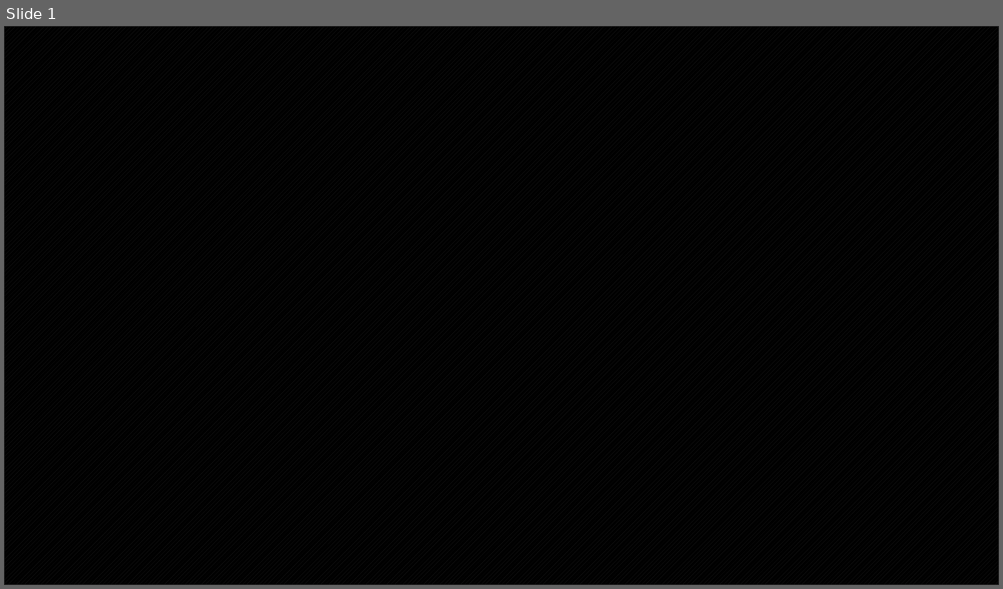
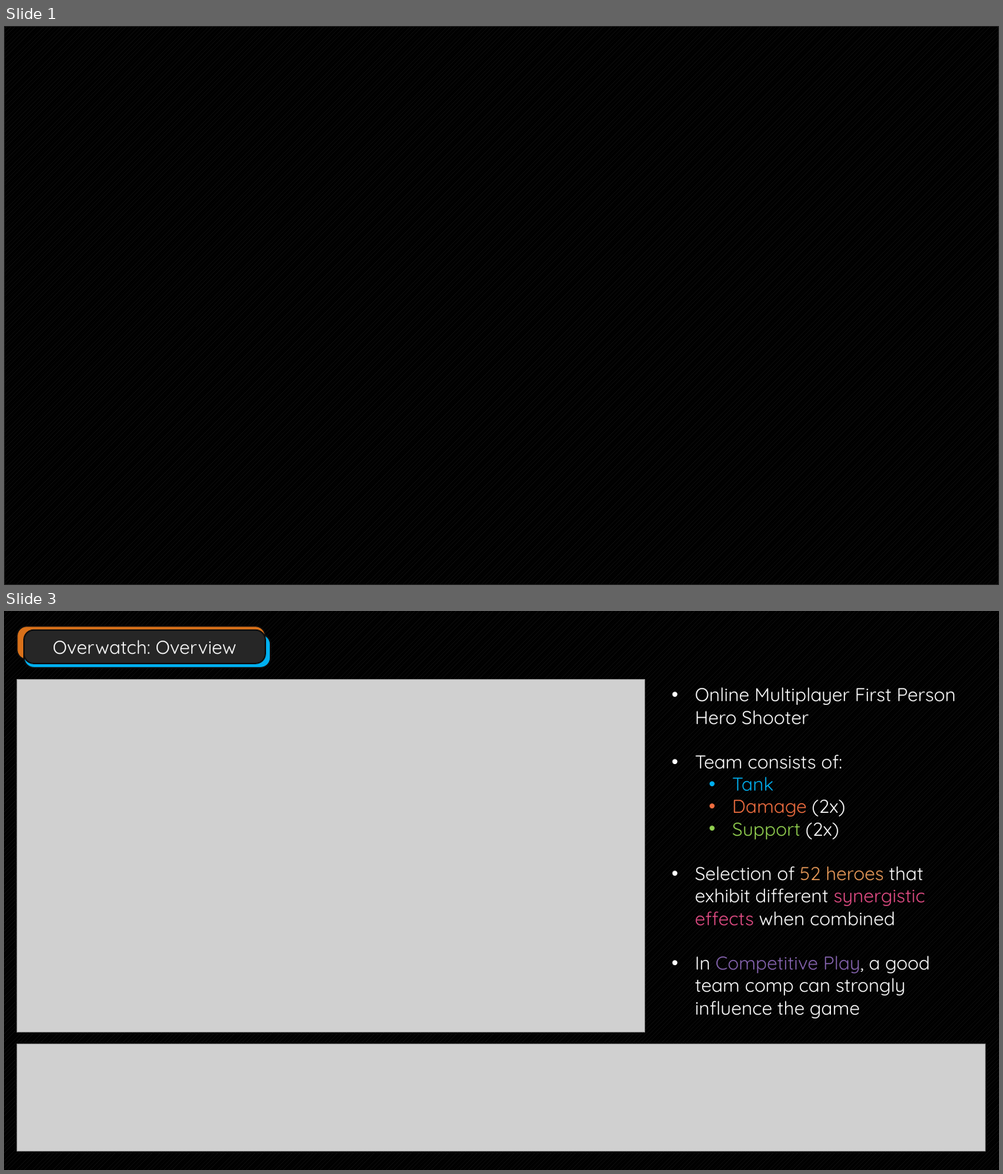
Before and after one commit to endorivium/informational-mastery, a slide deck: SQS/Präsentation.pptx. Shown one above the other, each under a label of ours: slide 1 before the commit, slides 1 and 3 after it; the slides between them are not shown. The pictures are 1003x589 and 1003x1174 pixels, drawn with LibreOffice and Linux fonts; fonts in the diff are those of the drawing; grey boxes stand for pictures; background and template pictures are left out. Boxes give left, top, right and bottom in pixels: in the first picture for what was removed or moved away, otherwise in the second. Text is boxed around its words. In the diff, an @@ line names an element or a change of style, - is before the commit and + after.

```diff
--- a/SQS/Präsentation.pptx
+++ b/SQS/Präsentation.pptx
@@ slide 3 added at [4,611,999,1170], background pattern #212121 on #000000 @@
@@ rounded rectangle added at [17,626,265,660], fill #D9711A, outline #0D0D0D 1.25 pt @@
@@ rounded rectangle added at [24,630,265,664], fill #262626, outline #0D0D0D 1.25 pt, 18 pt, text #FFFFFF @@
+Overwatch: Overview
@@ rounded rectangle added at [24,634,270,668], fill #00B0F0, outline #0D0D0D 1.25 pt @@
@@ picture added at [17,680,645,1033] @@
@@ text added at [694,687,956,1019], 18 pt, text #FFFFFF @@
+• Online Multiplayer First Person Hero Shooter
+• Team consists of:
+  • Tank
+  • Damage (2x)
+  • Support (2x)
+• Selection of 52 heroes that exhibit different synergistic effects when combined
+• In Competitive Play, a good team comp can strongly influence the game
@@ picture added at [17,1045,985,1151] @@
```
Also in this commit, not shown: 1 slide changed, 17 other slides added, 1 slide removed, 8 other files.
